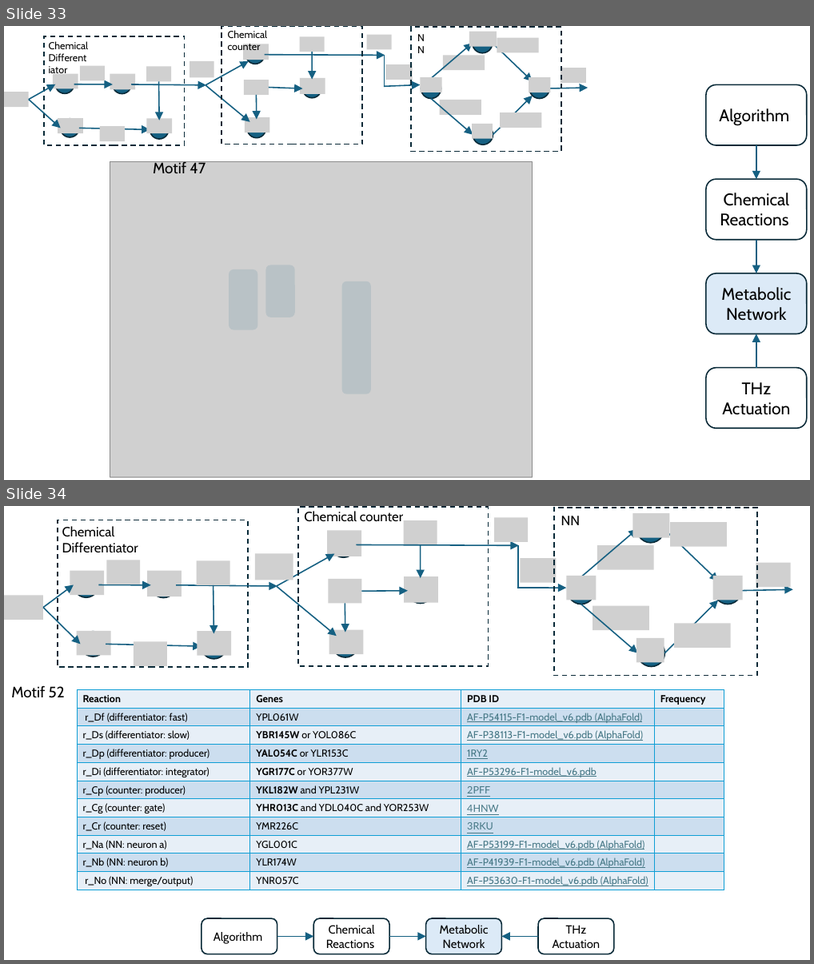
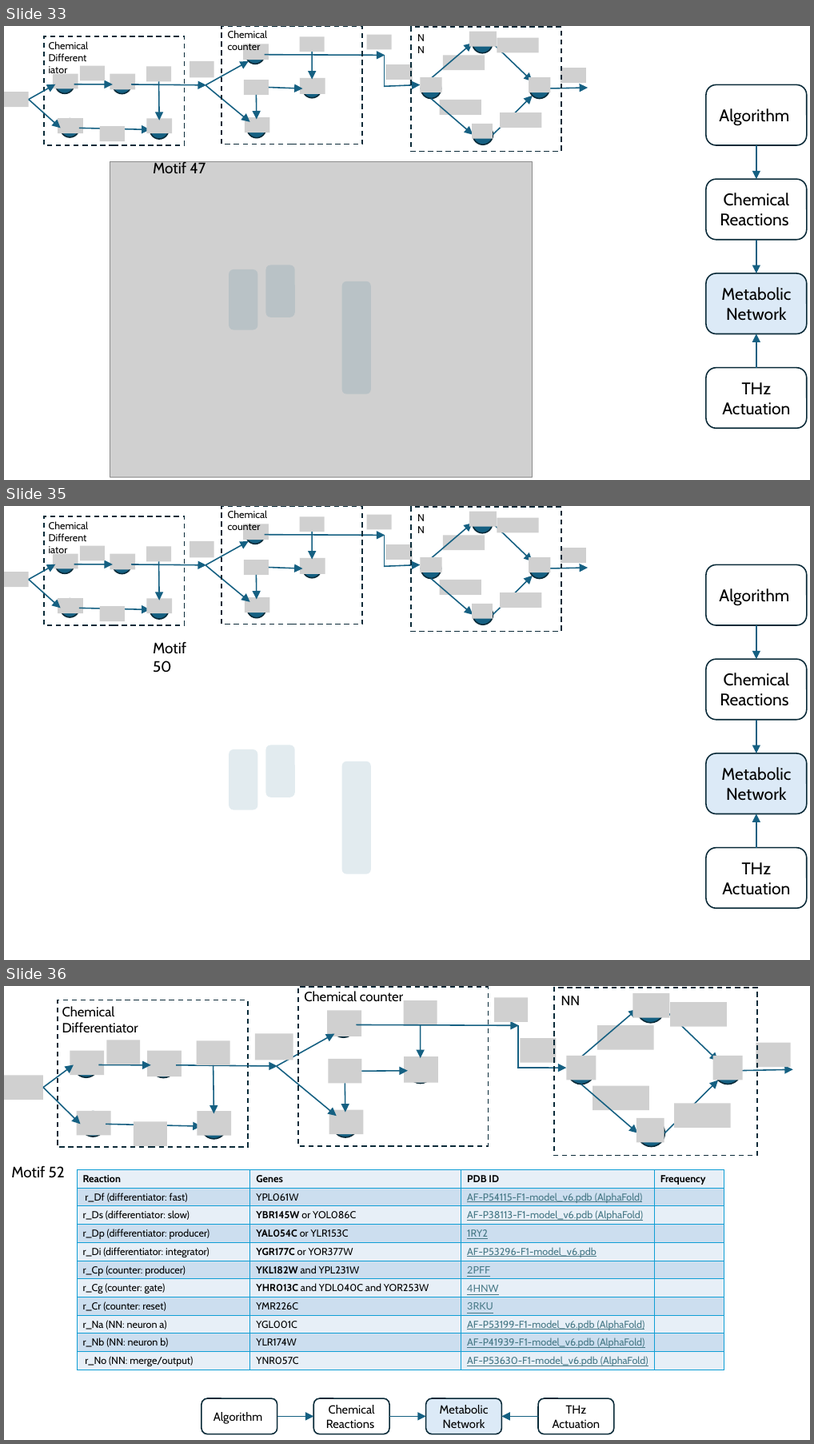
Before and after one commit to tkn-tub/bioelectrodynamics, a slide deck: slides/slides.pptx. Shown one above the other, each under a label of ours: slides 33 and 34 before the commit, slides 33, 35 and 36 after it; the slides between them are not shown. The pictures are 814x964 and 814x1444 pixels, drawn with LibreOffice and Linux fonts; fonts in the diff are those of the drawing; grey boxes stand for pictures. Boxes give left, top, right and bottom in pixels: in the first picture for what was removed or moved away, otherwise in the second. Text is boxed around its words. In the diff, an @@ line names an element or a change of style, - is before the commit and + after.

Commit message:
motif 52

```diff
--- a/slides/slides.pptx
+++ b/slides/slides.pptx
@@ slide 35 added at <box>4,506,810,960</box>, background #FFFFFF @@
@@ group added at <box>4,507,588,632</box>: 25 pictures, 18 arrows, 11 ellipses, 3 rectangles, 3 texts, 1 line @@
+Chemical counter
+Chemical
+Differentiator
+NN
@@ rounded rectangle added at <box>706,564,807,625</box>, outline #092A39 1.5 pt, 20 pt, text #000000 @@
+Algorithm
@@ arrow added from (757, 625) to (757, 659), #156082 1.5 pt @@
@@ text added at <box>153,642,186,672</box>, 18 pt, text #000000 @@
+Motif 50
@@ rounded rectangle added at <box>706,659,807,720</box>, fill #FFFFFF, outline #092A39 1.5 pt, 20 pt, text #000000 @@
+Chemical Reactions
@@ arrow added from (757, 720) to (757, 753), #156082 1.5 pt @@
@@ rounded rectangle added at <box>266,745,295,797</box>, fill #156082 at 12% opacity @@
@@ rounded rectangle added at <box>229,749,258,810</box>, fill #156082 at 12% opacity @@
@@ rounded rectangle added at <box>342,761,371,874</box>, fill #156082 at 12% opacity @@
@@ rounded rectangle added at <box>706,753,807,814</box>, fill #DCEAF7, outline #092A39 1.5 pt, 20 pt, text #000000 @@
+Metabolic Network
@@ arrow added from (757, 847) to (757, 814), #156082 1.5 pt @@
@@ rounded rectangle added at <box>706,847,807,908</box>, outline #092A39 1.5 pt, 20 pt, text #000000 @@
+THz Actuation
@@ what was slide 34 is now slide 36 @@
```
Also in this commit, not shown: 2 other slides added, 6 other files.
